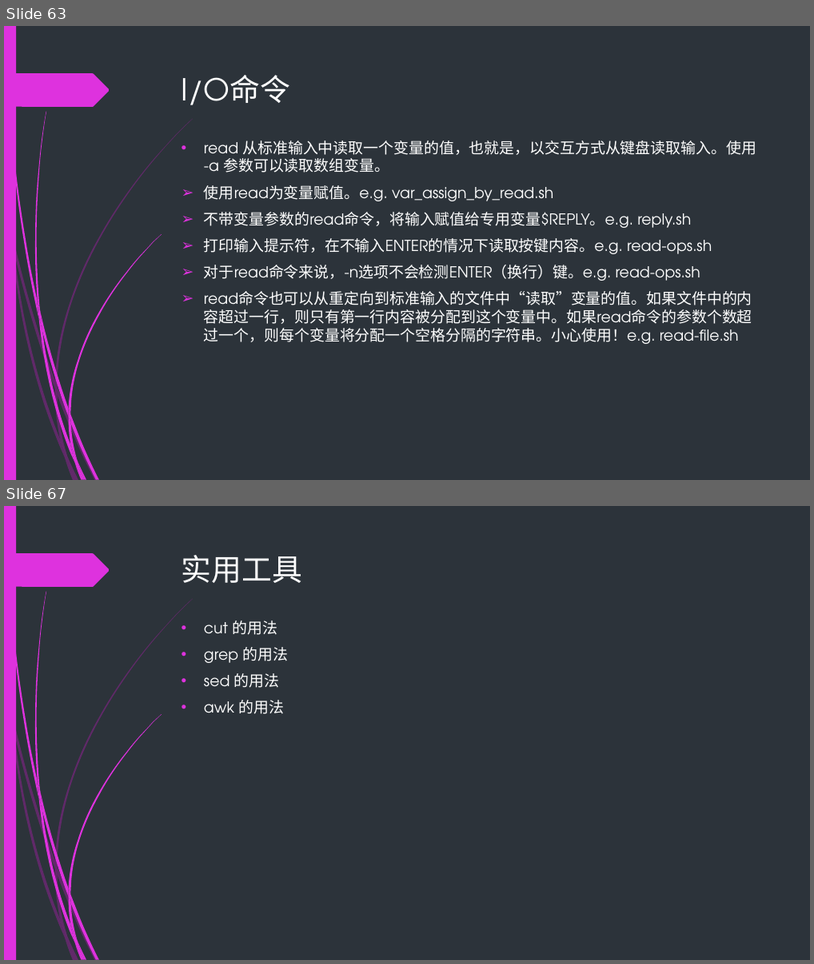
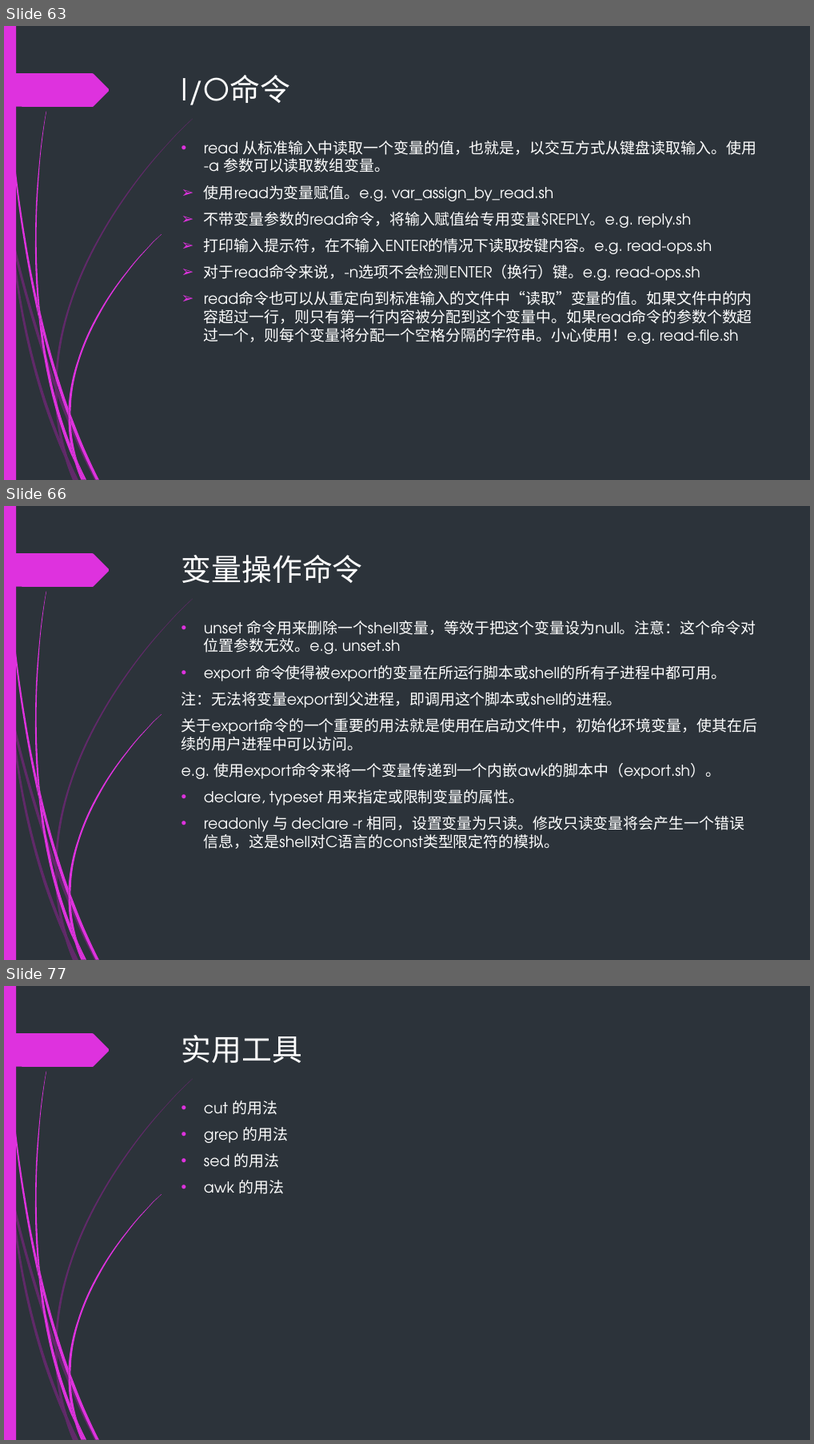
Before and after one commit to backup-ci/abs-train, a slide deck: Bash-scripting-guid.pptx. Shown one above the other, each under a label of ours: slides 63 and 67 before the commit, slides 63, 66 and 77 after it; the slides between them are not shown. The pictures are 814x964 and 814x1444 pixels, drawn with LibreOffice and Linux fonts; fonts in the diff are those of the drawing. Boxes give left, top, right and bottom in pixels: in the first picture for what was removed or moved away, otherwise in the second. Text is boxed around its words. In the diff, an @@ line names an element or a change of style, - is before the commit and + after.

```diff
--- a/Bash-scripting-guid.pptx
+++ b/Bash-scripting-guid.pptx
@@ slide 66 added at [4,506,810,960], background #2C333A; not listed: 24 template elements that a slide beside it also shows @@
@@ title added at [182,555,363,583], 36 pt, text #FFFFFF @@
+变量操作命令
@@ text added at [182,620,758,848], 18 pt, text #FFFFFF @@
+• unset 命令用来删除一个shell变量，等效于把这个变量设为null。注意：这个命令对位置参数无效。e.g. unset.sh
+• export 命令使得被export的变量在所运行脚本或shell的所有子进程中都可用。
+注：无法将变量export到父进程，即调用这个脚本或shell的进程。
+关于export命令的一个重要的用法就是使用在启动文件中，初始化环境变量，使其在后续的用户进程中可以访问。
+e.g. 使用export命令来将一个变量传递到一个内嵌awk的脚本中（export.sh）。
+• declare, typeset 用来指定或限制变量的属性。
+• readonly 与 declare -r 相同，设置变量为只读。修改只读变量将会产生一个错误信息，这是shell对C语言的const类型限定符的模拟。
@@ what was slide 67 is now slide 77 @@
```
Also in this commit, not shown: 5 slides changed, 9 other slides added, 15 other files.
